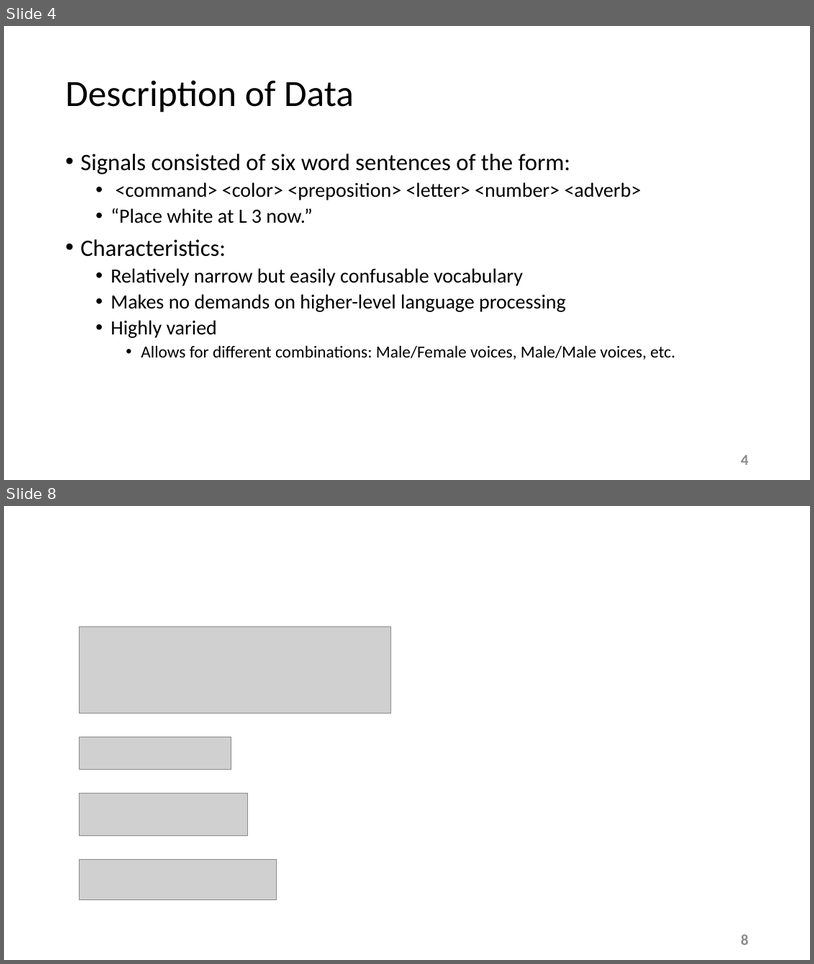
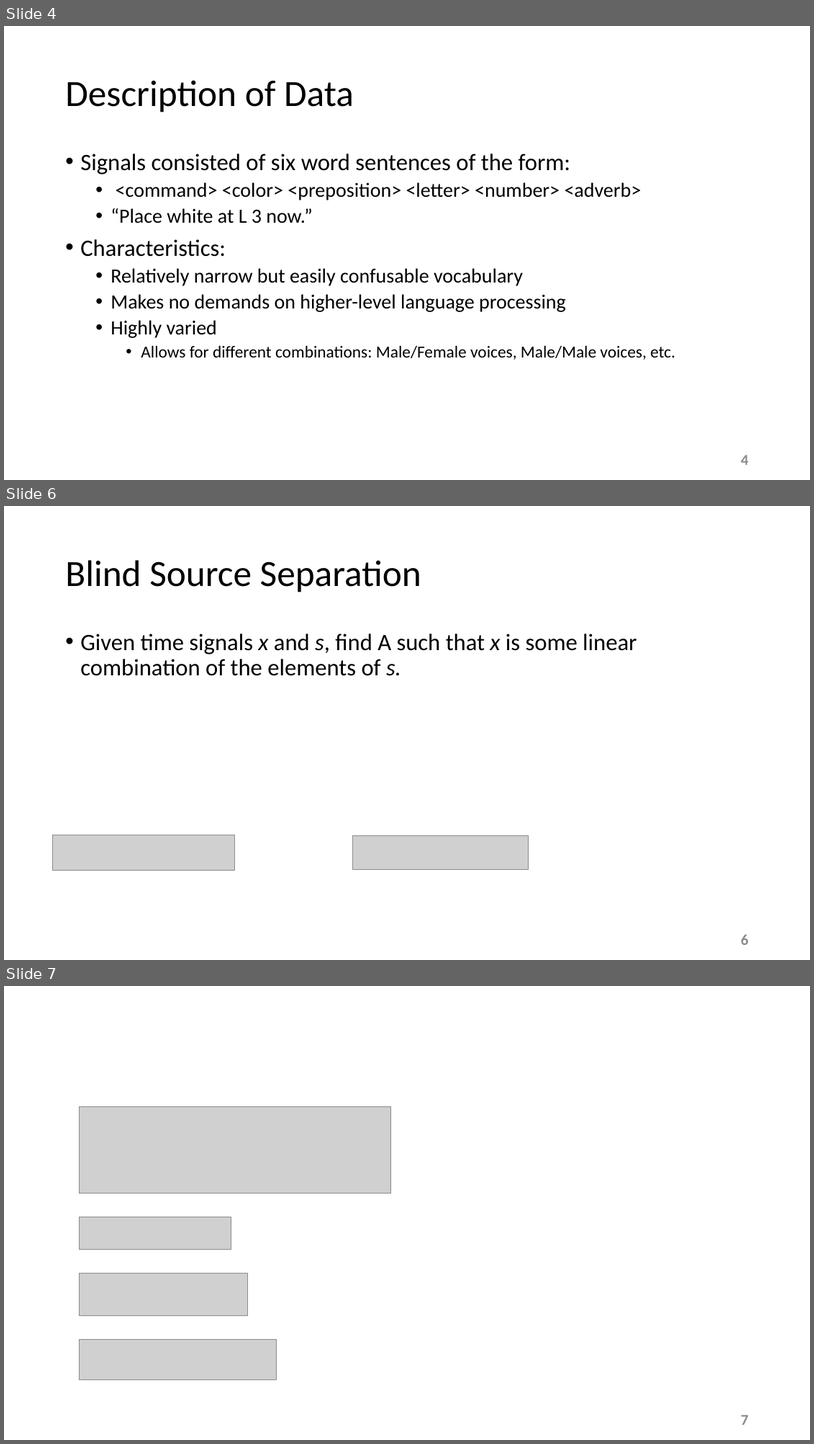
Before and after one commit to esaracin/compressive-sensing-cocktail-party-problem, a slide deck: slide/slides.pptx. Shown one above the other, each under a label of ours: slides 4 and 8 before the commit, slides 4, 6 and 7 after it; the slides between them are not shown. The pictures are 814x964 and 814x1444 pixels, drawn with LibreOffice and Linux fonts; fonts in the diff are those of the drawing; grey boxes stand for pictures; background and template pictures are left out. Boxes give left, top, right and bottom in pixels: in the first picture for what was removed or moved away, otherwise in the second. Text is boxed around its words. In the diff, an @@ line names an element or a change of style, - is before the commit and + after.

```diff
--- a/slide/slides.pptx
+++ b/slide/slides.pptx
@@ slide 6 added at (x1=4, y1=506, x2=810, y2=960), background #FFFFFF @@
@@ title added at (x1=65, y1=560, x2=422, y2=592), 44 pt, text #000000 @@
+Blind Source Separation
@@ text added at (x1=80, y1=633, x2=637, y2=676), 28 pt, text #000000 @@
+• Given time signals x and s, find A such that x is some linear combination of the elements of s.
@@ picture added at (x1=52, y1=834, x2=234, y2=870) @@
@@ picture added at (x1=352, y1=836, x2=528, y2=870) @@
@@ page number added at (x1=741, y1=934, x2=749, y2=944), 18 pt, text #8C8C8C, bold @@
+6
@@ what was slide 8 is now slide 7 @@
@@ page number at (x1=741, y1=1414, x2=749, y2=1424): text changed @@
-8
+7
```
Also in this commit, not shown: 2 slides changed, 1 other slide added, 4 slides removed.
